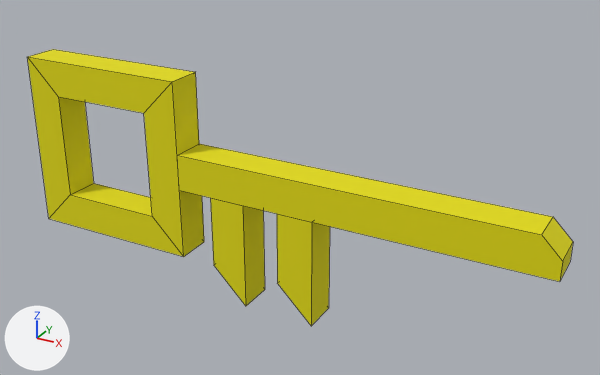
An edit to the FBX model unity_project/Paper Box/Assets/Models/Items/Items.fbx_Key_24.fbx, drawn before and after from the same camera.
Rendered twice from a camera (50 mm lens) standing at (4.252, -7.335, 0.17) and looking at (4.062, -6.99, -0.003). Lighting does not change. The marker at lower left points along +X, +Y and +Z. Mesh edges are drawn as thin lines.

The scene before the commit, as lines of its bpy script (objects in view):
```python
me_cube_083 = bpy.data.meshes.new('Cube.083')
me_cube_083.from_pydata(...)  # 42 vertices, 35 faces; spans x -0.1..0.2, y -0.01..0.01, z -0.07..0.05
me_cube_083.materials.append(mat_yellow)  # yellow #e4db00
ob_key_24 = bpy.data.objects.new('Key 24', me_cube_083)
ob_key_24.location = (4.0, -7.0, 0.0)
```
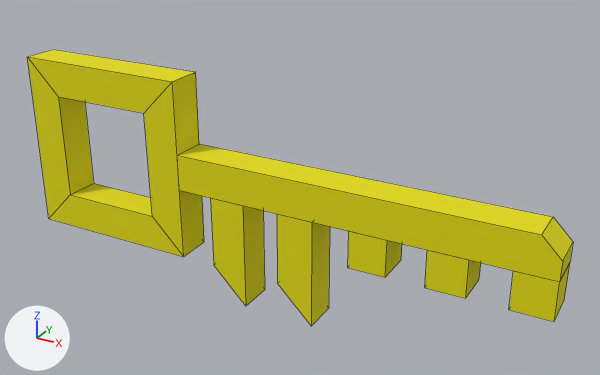
Boxes [x1, y1, x2, y2] around the edits, measured in the pictures (600 x 375 px):
part 1 of me_cube_083, added (yellow)
    after: [348, 231, 402, 277]
part 2 of me_cube_083, added (yellow)
    after: [425, 250, 481, 298]
part 3 of me_cube_083, added (yellow)
    after: [509, 263, 570, 321]

The change in detail:
me_cube_083 has 42 vertices, 35 faces and spans x -0.1..0.2, y -0.01..0.01, z -0.07..0.05.
me_cube_083 is used by ob_key_24; location (4.0, -7.0, 0.0).
me_cube_083 part 1: a new loose piece, a box spanning x 0.1..0.12, y -0.01..0.01, z -0.03..-0.01, in mat_yellow (yellow #e4db00).
me_cube_083 part 2: a new loose piece, a box spanning x 0.14..0.16, y -0.01..0.01, z -0.03..-0.01, in mat_yellow (yellow #e4db00).
me_cube_083 part 3: a new loose piece, a box spanning x 0.18..0.2, y -0.01..0.01, z -0.03..-0.01, in mat_yellow (yellow #e4db00).
